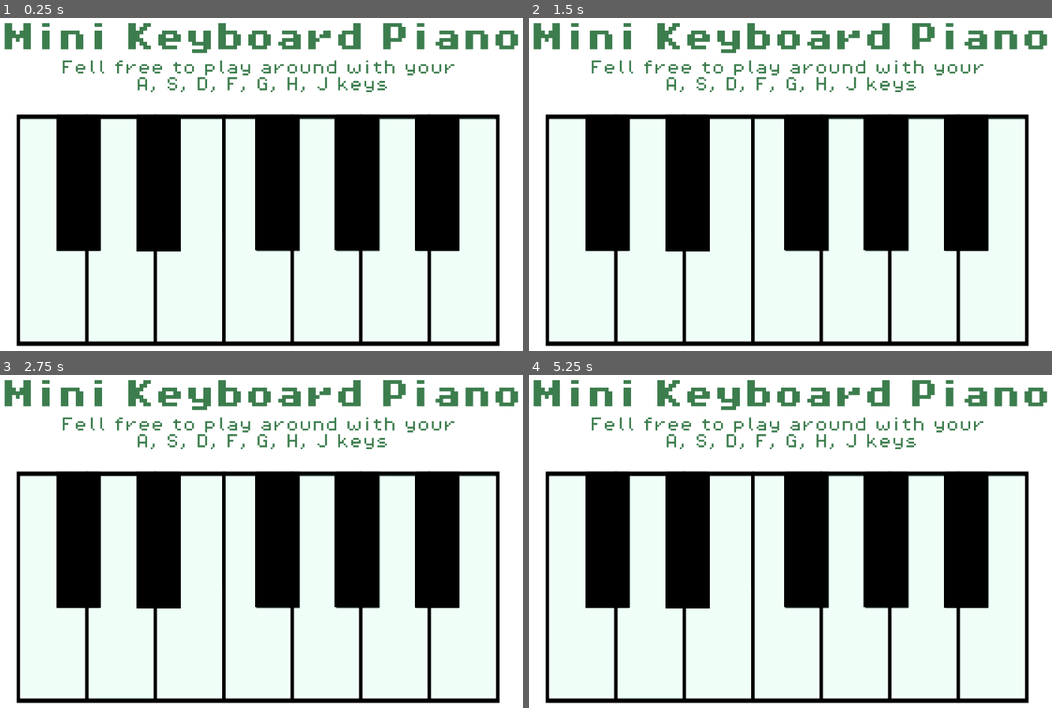
Above: before the commit, frames 1-4 (two rows, left to right).
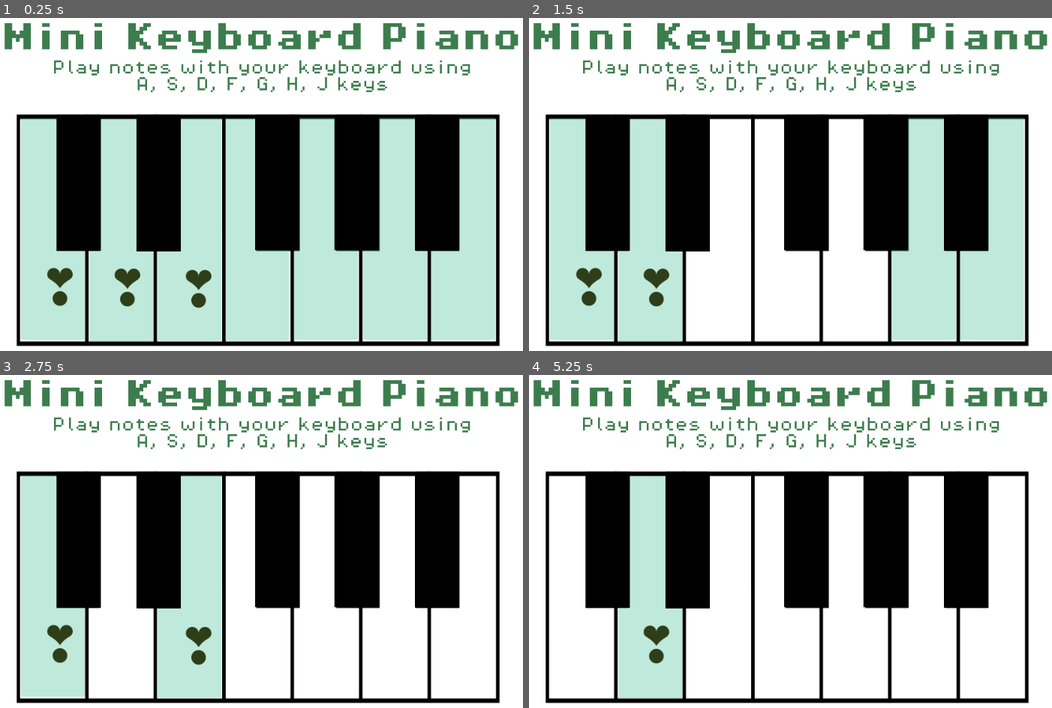
Above: after the commit, the same moments.

Repository: anpham09/Mini-Keyboard-Piano
Game: Godot game, scene res://scenes/main.tscn
Two runs of this game, one before a commit and one after it. Both use one fixed random seed, a clock stepped at 60 frames per second and the inputs below. Before the commit the project has no main scene; this scene is started directly in both runs.
Inputs:
- Up to frame 1 (0.25 s): no input
- Up to frame 2 (1.5 s): tap Enter at 0.5 s; hold D 0.53-1.28 s; tap F at 0.6 s; tap G at 0.8, 1.35 s; tap Space at 1.25 s; hold S from 1.28 s (still down)
- Up to frame 3 (2.75 s): tap H at 1.55, 2.1 s; tap Enter at 2 s; release S at 2.03 s; hold D from 2.03 s (still down); tap J at 2.3 s
- Up to frame 4 (5.25 s): tap Space at 2.75, 4.25 s; tap J at 2.85 s; tap F at 3.05, 3.6 s; tap Enter at 3.5 s; release D at 3.53 s; hold A 3.53-5.03 s; tap G at 3.8, 4.35 s; tap H at 4.55, 5.1 s; hold S from 5.03 s (still down)

The runs differ from the first frame. In frame 1, 43% of the frame differs, in the area x 4-95%, y 12-98%; in frame 2, 25%; in frame 3, 14%; in frame 4, 7.7%.

Commit message:
done keys functions

Diff:
--- a/project.godot
+++ b/project.godot
@@ -11,6 +11,7 @@
 [application]
 
 config/name="Crescent_Mini Keyboard Piano"
+run/main_scene="uid://b1og5ocv4xux8"
 config/features=PackedStringArray("4.5", "Forward Plus")
 config/icon="res://icon.svg"
 
--- a/scenes/main.tscn
+++ b/scenes/main.tscn
@@ -1,8 +1,16 @@
-[gd_scene load_steps=4 format=3 uid="uid://b1og5ocv4xux8"]
+[gd_scene load_steps=12 format=3 uid="uid://b1og5ocv4xux8"]
 
 [ext_resource type="PackedScene" uid="uid://ckfeffiec1dke" path="res://scenes/piano.tscn" id="1_o5qli"]
+[ext_resource type="Script" uid="uid://dxf7u5f7iqvyb" path="res://scripts/main.gd" id="1_ya4ey"]
 [ext_resource type="FontFile" uid="uid://0q2tpaghfflr" path="res://assets/fonts/PixelOperator8-Bold.ttf" id="2_sugp2"]
 [ext_resource type="FontFile" uid="uid://js78wjypxcro" path="res://assets/fonts/PixelOperator8.ttf" id="3_jyhfs"]
+[ext_resource type="AudioStream" uid="uid://blqumnrbqe7yq" path="res://audio/do.wav" id="4_tefeu"]
+[ext_resource type="AudioStream" uid="uid://5r1rtmv5sarg" path="res://audio/re.wav" id="5_o6xl0"]
+[ext_resource type="AudioStream" uid="uid://br38xcf78tl4d" path="res://audio/mi.wav" id="6_tipki"]
+[ext_resource type="AudioStream" uid="uid://c4kagnj7gfkti" path="res://audio/fa.wav" id="7_o6xl0"]
+[ext_resource type="AudioStream" uid="uid://bkl1jb45avn33" path="res://audio/sol.wav" id="8_tipki"]
+[ext_resource type="AudioStream" uid="uid://b1dx4aoes8wy5" path="res://audio/la.wav" id="9_85g3d"]
+[ext_resource type="AudioStream" uid="uid://dw23dmh0vff6o" path="res://audio/si.wav" id="10_choun"]
 
 [node name="Main" type="Control"]
 layout_mode = 3
@@ -11,6 +19,7 @@
 anchor_bottom = 1.0
 grow_horizontal = 2
 grow_vertical = 2
+script = ExtResource("1_ya4ey")
 
 [node name="ColorRect" type="ColorRect" parent="."]
 layout_mode = 0
@@ -42,7 +51,7 @@
 theme_override_colors/font_color = Color(0.23435324, 0.48969698, 0.30105662, 1)
 theme_override_fonts/font = ExtResource("3_jyhfs")
 theme_override_font_sizes/font_size = 24
-text = "Fell free to play around with your
+text = "Play notes with your keyboard using
 A, S, D, F, G, H, J keys"
 horizontal_alignment = 1
 
@@ -57,7 +66,17 @@
 offset_top = 166.0
 offset_right = 204.0
 offset_bottom = 522.0
-color = Color(0.58431375, 0.98039216, 0.80784315, 0.14901961)
+color = Color(0.1926207, 0.7176447, 0.5411228, 0.30980393)
+
+[node name="Heart" type="Label" parent="Keys/A"]
+layout_mode = 0
+offset_left = 29.0
+offset_top = 214.0
+offset_right = 89.0
+offset_bottom = 324.0
+theme_override_colors/font_color = Color(0.17947146, 0.24380383, 0.09674392, 1)
+theme_override_font_sizes/font_size = 80
+text = "❣"
 
 [node name="S" type="ColorRect" parent="Keys"]
 layout_mode = 0
@@ -65,7 +84,17 @@
 offset_top = 167.0
 offset_right = 314.0
 offset_bottom = 524.0
-color = Color(0.58431375, 0.98039216, 0.80784315, 0.14901961)
+color = Color(0.19215687, 0.7176471, 0.5411765, 0.30980393)
+
+[node name="Heart2" type="Label" parent="Keys/S"]
+layout_mode = 0
+offset_left = 27.0
+offset_top = 214.0
+offset_right = 87.0
+offset_bottom = 324.0
+theme_override_colors/font_color = Color(0.17947146, 0.24380383, 0.09674392, 1)
+theme_override_font_sizes/font_size = 80
+text = "❣"
 
 [node name="D" type="ColorRect" parent="Keys"]
 layout_mode = 0
@@ -73,7 +102,17 @@
 offset_top = 166.0
 offset_right = 423.0
 offset_bottom = 523.0
-color = Color(0.58431375, 0.98039216, 0.80784315, 0.14901961)
+color = Color(0.19215687, 0.7176471, 0.5411765, 0.30980393)
+
+[node name="Heart3" type="Label" parent="Keys/D"]
+layout_mode = 0
+offset_left = 32.0
+offset_top = 217.0
+offset_right = 92.0
+offset_bottom = 327.0
+theme_override_colors/font_color = Color(0.17947146, 0.24380383, 0.09674392, 1)
+theme_override_font_sizes/font_size = 80
+text = "❣"
 
 [node name="F" type="ColorRect" parent="Keys"]
 layout_mode = 0
@@ -81,7 +120,7 @@
 offset_top = 166.0
 offset_right = 531.0
 offset_bottom = 523.0
-color = Color(0.58431375, 0.98039216, 0.80784315, 0.14901961)
+color = Color(0.19215687, 0.7176471, 0.5411765, 0.30980393)
 
 [node name="G" type="ColorRect" parent="Keys"]
 layout_mode = 0
@@ -89,7 +128,7 @@
 offset_top = 165.0
 offset_right = 642.0
 offset_bottom = 522.0
-color = Color(0.58431375, 0.98039216, 0.80784315, 0.14901961)
+color = Color(0.19215687, 0.7176471, 0.5411765, 0.30980393)
 
 [node name="H" type="ColorRect" parent="Keys"]
 layout_mode = 0
@@ -97,7 +136,7 @@
 offset_top = 165.0
 offset_right = 752.0
 offset_bottom = 522.0
-color = Color(0.58431375, 0.98039216, 0.80784315, 0.14901961)
+color = Color(0.19215687, 0.7176471, 0.5411765, 0.30980393)
 
 [node name="J" type="ColorRect" parent="Keys"]
 layout_mode = 0
@@ -105,7 +144,7 @@
 offset_top = 165.0
 offset_right = 861.0
 offset_bottom = 522.0
-color = Color(0.58431375, 0.98039216, 0.80784315, 0.14901961)
+color = Color(0.19215687, 0.7176471, 0.5411765, 0.30980393)
 
 [node name="Black Notes" type="Node" parent="."]
 
@@ -143,3 +182,26 @@
 offset_right = 804.0
 offset_bottom = 379.0
 color = Color(0, 0, 0, 1)
+
+[node name="Sounds" type="Node" parent="."]
+
+[node name="Do" type="AudioStreamPlayer2D" parent="Sounds"]
+stream = ExtResource("4_tefeu")
+
+[node name="Re" type="AudioStreamPlayer2D" parent="Sounds"]
+stream = ExtResource("5_o6xl0")
+
+[node name="Mi" type="AudioStreamPlayer2D" parent="Sounds"]
+stream = ExtResource("6_tipki")
+
+[node name="Fa" type="AudioStreamPlayer2D" parent="Sounds"]
+stream = ExtResource("7_o6xl0")
+
+[node name="Sol" type="AudioStreamPlayer2D" parent="Sounds"]
+stream = ExtResource("8_tipki")
+
+[node name="La" type="AudioStreamPlayer2D" parent="Sounds"]
+stream = ExtResource("9_85g3d")
+
+[node name="Si" type="AudioStreamPlayer2D" parent="Sounds"]
+stream = ExtResource("10_choun")
--- /dev/null
+++ b/scripts/main.gd
@@ -0,0 +1,47 @@
+extends Control
+
+@onready var notes = {
+	KEY_A: {
+		"player": $Sounds/Do,
+		"highlight": $Keys/A
+	},
+	KEY_S: {
+		"player": $Sounds/Re,
+		"highlight": $Keys/S
+	},
+	KEY_D: {
+		"player": $Sounds/Mi,
+		"highlight": $Keys/D
+	},
+	KEY_F: {
+		"player": $Sounds/Fa,
+		"highlight": $Keys/F
+	},
+	KEY_G: {
+		"player": $Sounds/Sol,
+		"highlight": $Keys/G
+	},
+	KEY_H: {
+		"player": $Sounds/La,
+		"highlight": $Keys/H
+	},
+	KEY_J: {
+		"player": $Sounds/Si,
+		"highlight": $Keys/J
+	}
+}
+
+
+
+func _input(event):
+	if event is InputEventKey:
+		var key = event.physical_keycode
+
+		if notes.has(key):
+			var note = notes[key]
+			if event.pressed and not event.echo:
+				note["player"].stop()
+				note["player"].play()
+				note["highlight"].visible = true
+			elif not event.pressed:
+				note["highlight"].visible = false
Not shown, added: audio/do.wav.import
Not shown, added: audio/fa.wav.import
Not shown, added: audio/la.wav.import
Not shown, added: audio/mi.wav.import
Not shown, added: audio/re.wav.import
Not shown, added: audio/si.wav.import
Not shown, added: audio/sol.wav.import
Not shown, added: scripts/main.gd.uid
Not shown, added: audio/do.wav
Not shown, added: audio/fa.wav
Not shown, added: audio/la.wav
Not shown, added: audio/mi.wav
(and 3 more such lines)
